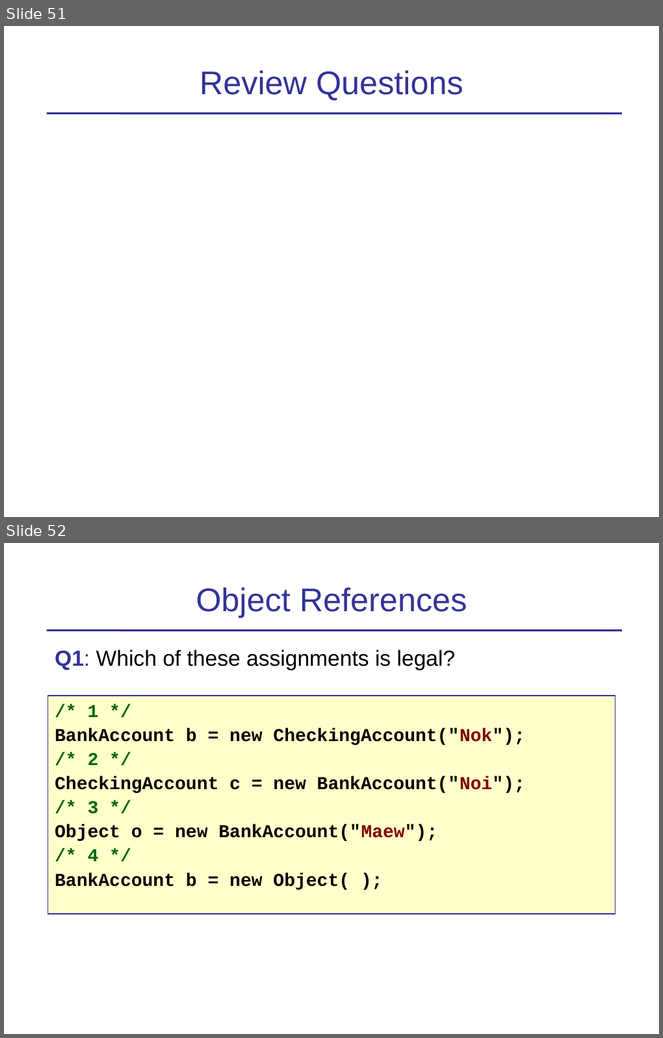
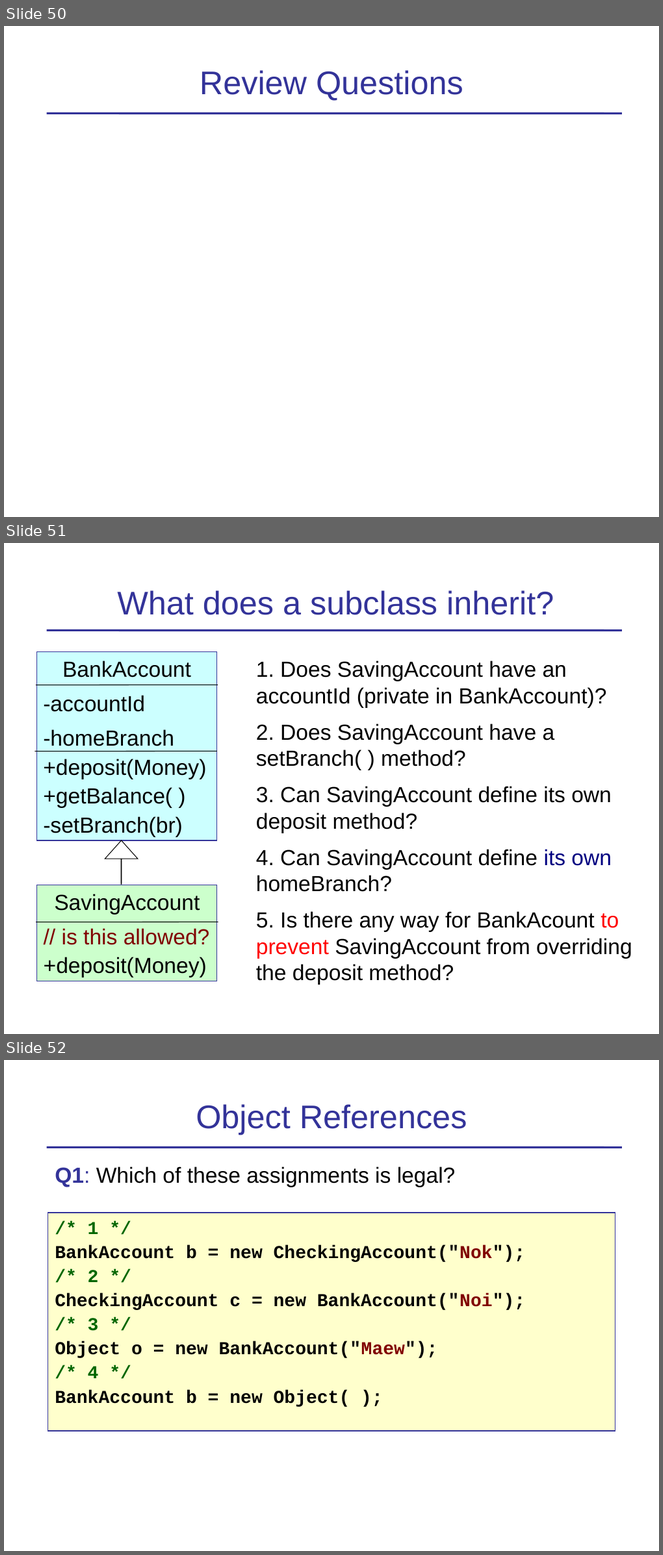
Before and after one commit to skeoop/skeoop.github.io, a slide deck: week4/Inheritance-1-Basics.ppt. Shown one above the other, each under a label of ours: slides 51 and 52 before the commit, slides 50, 51 and 52 after it. The pictures are 663x1038 and 663x1555 pixels, drawn with LibreOffice and Linux fonts; fonts in the diff are those of the drawing. Boxes give left, top, right and bottom in pixels: in the first picture for what was removed or moved away, otherwise in the second. Text is boxed around its words. In the diff, an @@ line names an element or a change of style, - is before the commit and + after.

```diff
--- a/week4/Inheritance-1-Basics.ppt
+++ b/week4/Inheritance-1-Basics.ppt
@@ slide 51 added at [4, 543, 659, 1034], background #FFFFFF; not listed: 1 template element that a slide beside it also shows @@
@@ title added at [117, 590, 554, 615], 36 pt, text #333399 @@
+What does a subclass inherit?
@@ rectangle added at [36, 652, 217, 841], fill #CCFFFF, outline #333399 0.74 pt, 24 pt, text #000000 @@
+BankAccount
+-accountId
+-homeBranch
++deposit(Money)
++getBalance( )
+-setBranch(br)
@@ text added at [256, 661, 632, 985], 24 pt, text #000000 @@
+1. Does SavingAccount have an accountId (private in BankAccount)?
+2. Does SavingAccount have a setBranch( ) method?
+3. Can SavingAccount define its own deposit method?
+4. Can SavingAccount define its own homeBranch?
+5. Is there any way for BankAcount to prevent SavingAccount from overriding the deposit method?
@@ line added from (218, 685) to (36, 685), #000000 0.74 pt @@
@@ line added from (217, 752) to (35, 752), #000000 0.74 pt @@
@@ up arrow added at [105, 841, 138, 884], outline #000000 0.74 pt @@
@@ rectangle added at [36, 885, 217, 981], fill #CCFFCC, outline #333399 0.74 pt, 24 pt, text #000000 @@
+SavingAccount
+// is this allowed?
++deposit(Money)
@@ line added from (218, 923) to (36, 923), #000000 0.74 pt @@
@@ what was slide 51 is now slide 50 @@
```
Also in this commit, not shown: 2 slides changed, 1 slide removed, 1 other file.
